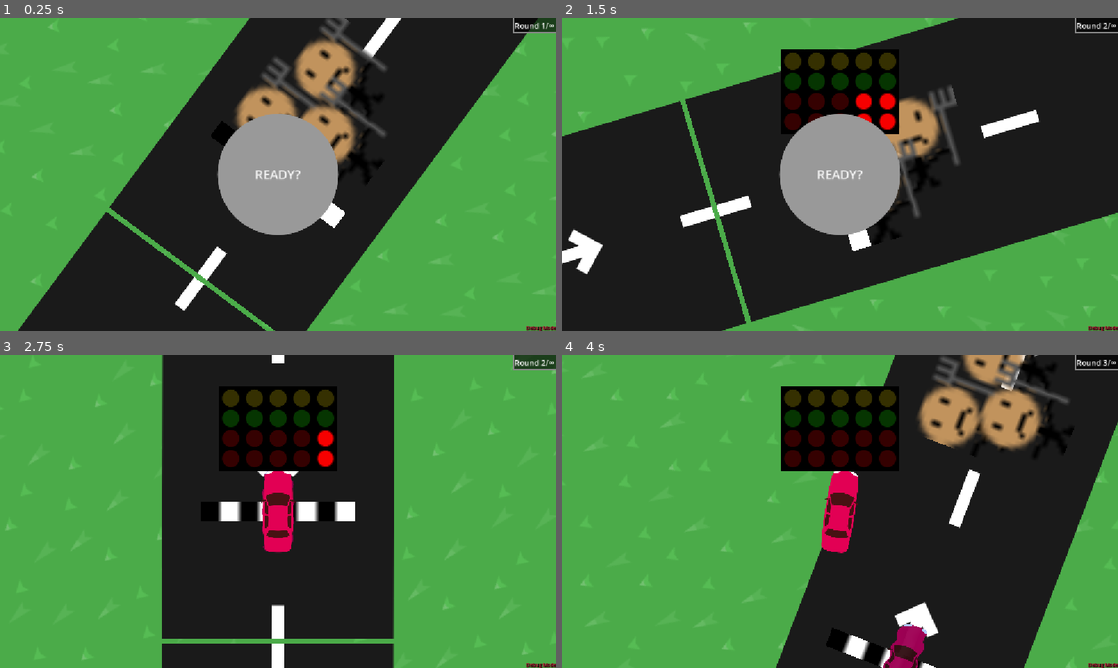
Above: before the commit, frames 1-4 (two rows, left to right).
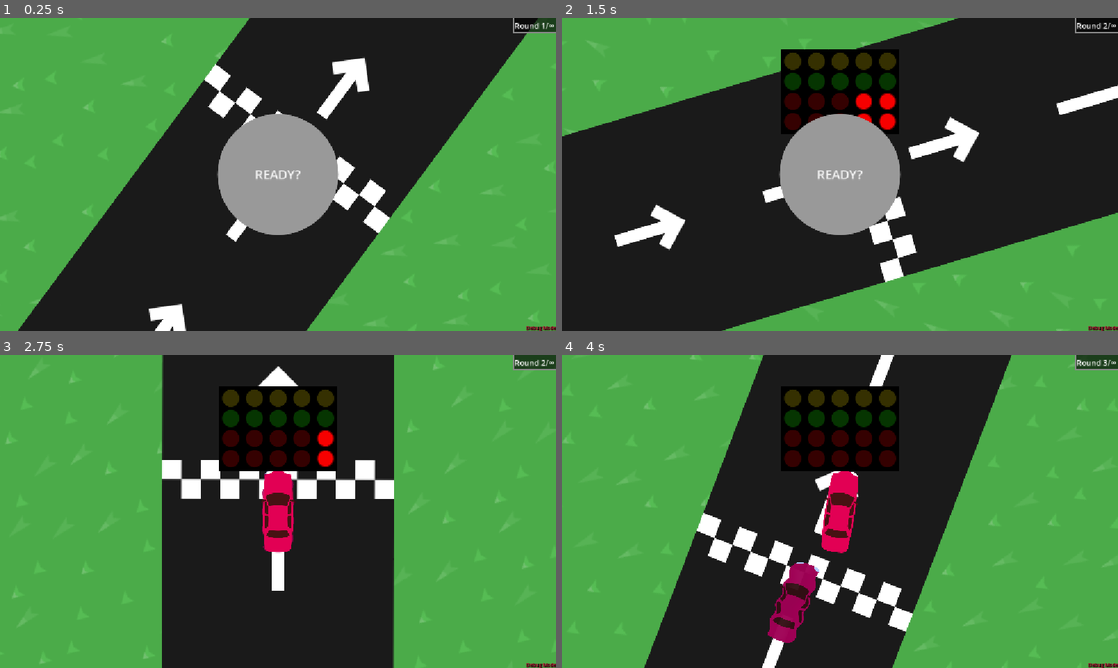
Above: after the commit, the same moments.

Repository: KIT-GameJam/dattel-jam
Game: Godot game, scene res://core/game_manager.tscn
The game is run twice, just before and just after one commit, with the same random seed, the same clock (stepped at 60 frames per second) and the same inputs.
Inputs:
- Up to frame 1 (0.25 s): no input
- Up to frame 2 (1.5 s): click "READY?" at 0.5 s; hold D (right) from 1.28 s (still down); tap Space (temp_reach_goal) at 1.35 s
- Up to frame 3 (2.75 s): release D (right) at 2 s; click "READY?" at 2 s
- Up to frame 4 (4 s): hold A (left) 2.78-3.53 s; tap Space (temp_reach_goal) at 2.85, 3.6 s; hold D (right) from 3.53 s (still down)

The runs differ from the first frame. In frame 1, 9.1% of the frame differs, in the area x 0-100%, y 0-100%; in frame 2, 7.3%; in frame 3, 5.6%; in frame 4, 48%.
Error before the commit: Trying to return a value of type "Area2D" from a function whose return type is "Road". (res://core/level.gd:13)

Commit message:
Add `FinishRoad`

Diff:
--- a/core/level.gd
+++ b/core/level.gd
@@ -1,9 +1,13 @@
 extends Node2D
 class_name Level
 
-@onready var walz : Path2D = $Walze
-@onready var goal: Node2D = $Goal
+@onready var walz: Path2D = $Walze
+var goal: FinishRoad
 var timestamp: float = 0.0
+
+func _ready() -> void:
+	goal = find_children("*", "FinishRoad").get(0)
+	create_joined_path()
 
 func _find_start_road() -> Road:
 	var query := PhysicsPointQueryParameters2D.new()
@@ -22,7 +26,7 @@
 	return timestamp
 
 func get_start_position() -> Vector3:
-	return Vector3(goal.global_position.x, goal.global_position.y, goal.global_rotation)
+	return Vector3(goal.start_marker.global_position.x, goal.start_marker.global_position.y, goal.global_rotation)
 
 func create_joined_path() -> void:
 	var start_road := _find_start_road()
@@ -53,9 +57,6 @@
 		var p_out := sorted_positions[i_next] - pos
 		walz.curve.add_point(pos, p_in, p_out)
 
-func _ready() -> void:
-	create_joined_path()
-
 func _input(event: InputEvent) -> void:
 	if Input.is_action_just_pressed_by_event("pause", event):
 		Global.pause()
--- a/core/level.tscn
+++ b/core/level.tscn
@@ -5,8 +5,8 @@
 [ext_resource type="Texture2D" uid="uid://dloqk5nqjojnn" path="res://assets/background/gras2.svg" id="3_b0hrx"]
 [ext_resource type="PackedScene" uid="uid://qsol6h8df6nr" path="res://road/straight_road.tscn" id="3_v1dmi"]
 [ext_resource type="PackedScene" uid="uid://3iwrbnnekfav" path="res://road/half_curved_road.tscn" id="5_q5p7b"]
-[ext_resource type="Texture2D" uid="uid://bvhkpag8n5ln8" path="res://assets/goal.png" id="6_t0ybl"]
 [ext_resource type="PackedScene" uid="uid://7wefaklk8eo0" path="res://core/walze.tscn" id="7_ppale"]
+[ext_resource type="PackedScene" uid="uid://b321guvqpmj27" path="res://road/finish_road.tscn" id="8_b0hrx"]
 
 [sub_resource type="TileSetAtlasSource" id="TileSetAtlasSource_v1dmi"]
 texture = ExtResource("2_bhxwn")
@@ -58,10 +58,6 @@
 [node name="StraightRoad9" parent="." unique_id=1427562500 instance=ExtResource("3_v1dmi")]
 position = Vector2(423, 511)
 rotation = 2.3561945
-
-[node name="StraightRoad10" parent="." unique_id=1826227598 instance=ExtResource("3_v1dmi")]
-position = Vector2(294, 191)
-rotation = 0.7853982
 
 [node name="StraightRoad11" parent="." unique_id=2028499684 instance=ExtResource("3_v1dmi")]
 position = Vector2(-58, 144)
@@ -177,9 +173,8 @@
 position = Vector2(248, 145)
 rotation = 0.7853982
 
-[node name="Goal" type="Sprite2D" parent="." unique_id=1185543907]
-position = Vector2(290, 187)
+[node name="Walze" parent="." unique_id=1203039655 instance=ExtResource("7_ppale")]
+
+[node name="FinishRoad" parent="." unique_id=1860845999 instance=ExtResource("8_b0hrx")]
+position = Vector2(300, 197)
 rotation = 0.7853982
-texture = ExtResource("6_t0ybl")
-
-[node name="Walze" parent="." unique_id=1203039655 instance=ExtResource("7_ppale")]
--- a/game.gd
+++ b/game.gd
@@ -35,9 +35,9 @@
 	is_race_started = false
 	level = level_scene.instantiate()
 	add_child(level)
-	var temp = level.get_start_position()
-	var start_pos = Vector2(temp.x, temp.y)
-	var start_rot = temp.z + PI/2
+	var temp := level.get_start_position()
+	var start_pos := Vector2(temp.x, temp.y)
+	var start_rot := temp.z + PI/2
 	player = player_scene.instantiate()
 	cars.append(player)
 	for c in cars:
--- /dev/null
+++ b/road/finish_road.gd
@@ -0,0 +1,4 @@
+class_name FinishRoad
+extends Road
+
+@onready var start_marker: Marker2D = $StartMarker
--- /dev/null
+++ b/road/finish_road.tscn
@@ -0,0 +1,21 @@
+[gd_scene format=3 uid="uid://b321guvqpmj27"]
+
+[ext_resource type="PackedScene" uid="uid://owq0ora4pp6y" path="res://road/road.tscn" id="1_i16jy"]
+[ext_resource type="Script" uid="uid://hxbgd2xd7qmn" path="res://road/finish_road.gd" id="2_2tswr"]
+[ext_resource type="Texture2D" uid="uid://dbavv7xlx5yoe" path="res://assets/finish.svg" id="2_6abk4"]
+
+[node name="FinishRoad" unique_id=701535564 instance=ExtResource("1_i16jy")]
+script = ExtResource("2_2tswr")
+
+[node name="Sprite" parent="." index="0" unique_id=1170553723]
+position = Vector2(-10, 0)
+rotation = 1.5707964
+scale = Vector2(0.125, 0.125)
+texture = ExtResource("2_6abk4")
+
+[node name="CollisionPolygon2D" parent="." index="1" unique_id=940481422]
+position = Vector2(-10, 0)
+polygon = PackedVector2Array(-32, -24, 32, -24, 32, 24, -32, 24)
+
+[node name="StartMarker" type="Marker2D" parent="." index="2" unique_id=2127074528]
+position = Vector2(-32, 0)
--- a/road/road.tscn
+++ b/road/road.tscn
@@ -1,14 +1,12 @@
 [gd_scene format=3 uid="uid://owq0ora4pp6y"]
 
 [ext_resource type="Script" uid="uid://bvjf726hc132c" path="res://road/road.gd" id="1_nd7dn"]
-[ext_resource type="Texture2D" uid="uid://t7mntswldnaw" path="res://assets/straight_road.png" id="2_5fxt4"]
 
 [node name="Road" type="Area2D" unique_id=701535564]
 collision_mask = 0
 script = ExtResource("1_nd7dn")
 
 [node name="Sprite" type="Sprite2D" parent="." unique_id=1170553723]
-texture = ExtResource("2_5fxt4")
 
 [node name="CollisionPolygon2D" type="CollisionPolygon2D" parent="." unique_id=940481422]
 polygon = PackedVector2Array(-32, -16, 32, -16, 32, 16, -32, 16)
Not shown, added: road/finish_road.gd.uid
